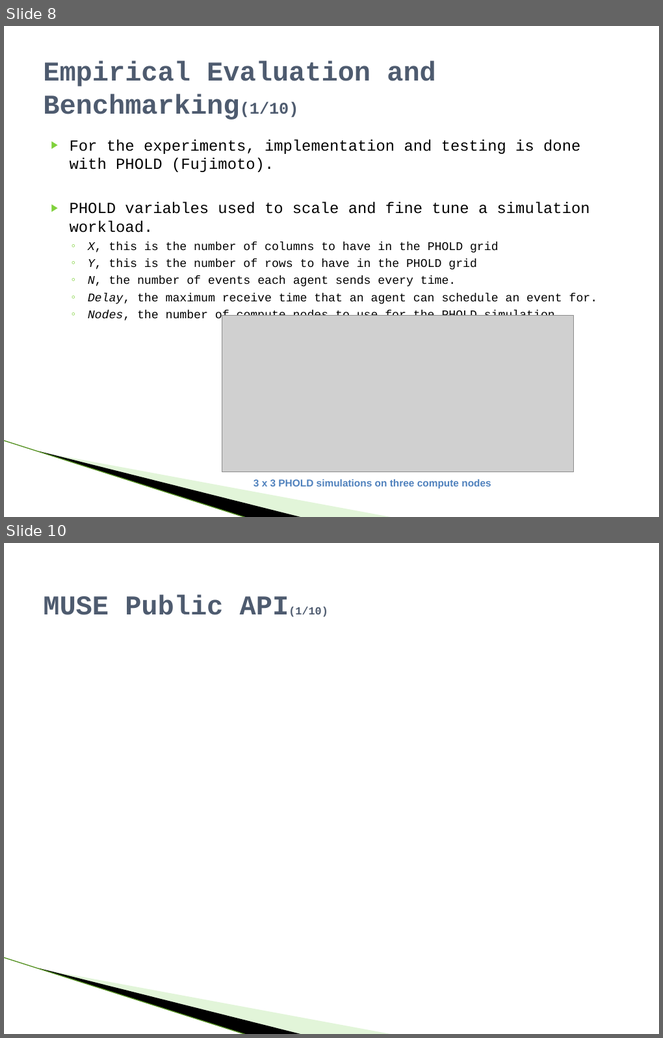
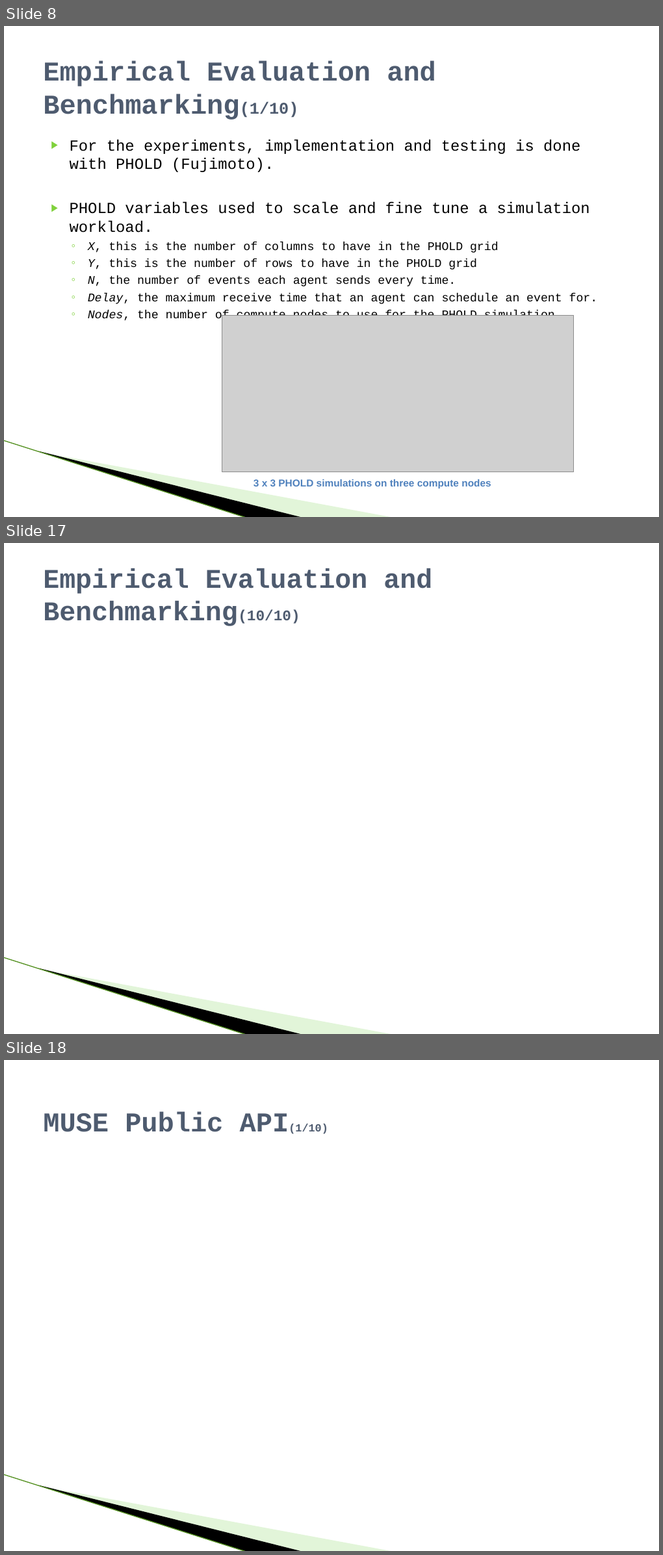
Before and after one commit to raodj/muse, a slide deck: Thesis/MUSE_Defense_presentation.pptx. Shown one above the other, each under a label of ours: slides 8 and 10 before the commit, slides 8, 17 and 18 after it; the slides between them are not shown. The pictures are 663x1038 and 663x1555 pixels, drawn with LibreOffice and Linux fonts; fonts in the diff are those of the drawing; grey boxes stand for pictures; background and template pictures are left out. Boxes give left, top, right and bottom in pixels: in the first picture for what was removed or moved away, otherwise in the second. Text is boxed around its words. In the diff, an @@ line names an element or a change of style, - is before the commit and + after.

```diff
--- a/Thesis/MUSE_Defense_presentation.pptx
+++ b/Thesis/MUSE_Defense_presentation.pptx
@@ slide 17 added at box(4, 543, 659, 1034), background #FFFFFF; not listed: 3 template elements that a slide beside it also shows @@
@@ title added at box(43, 568, 432, 626), 29.7 pt, text #4E5B6F, bold @@
+Empirical Evaluation and Benchmarking(10/10)
@@ what was slide 10 is now slide 18 @@
```
Also in this commit, not shown: 3 slides changed, 7 other slides added, 1 other file.
